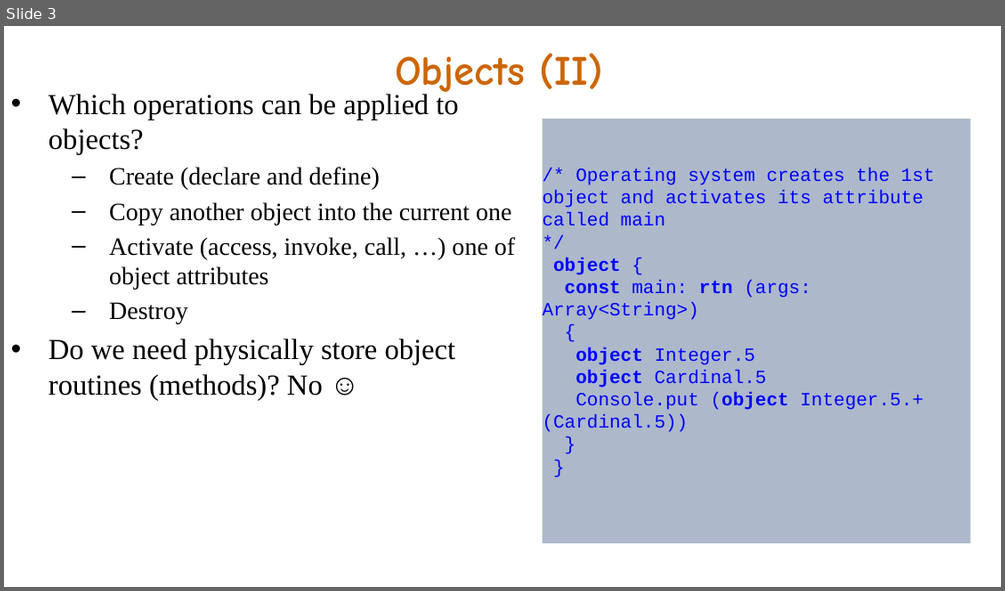
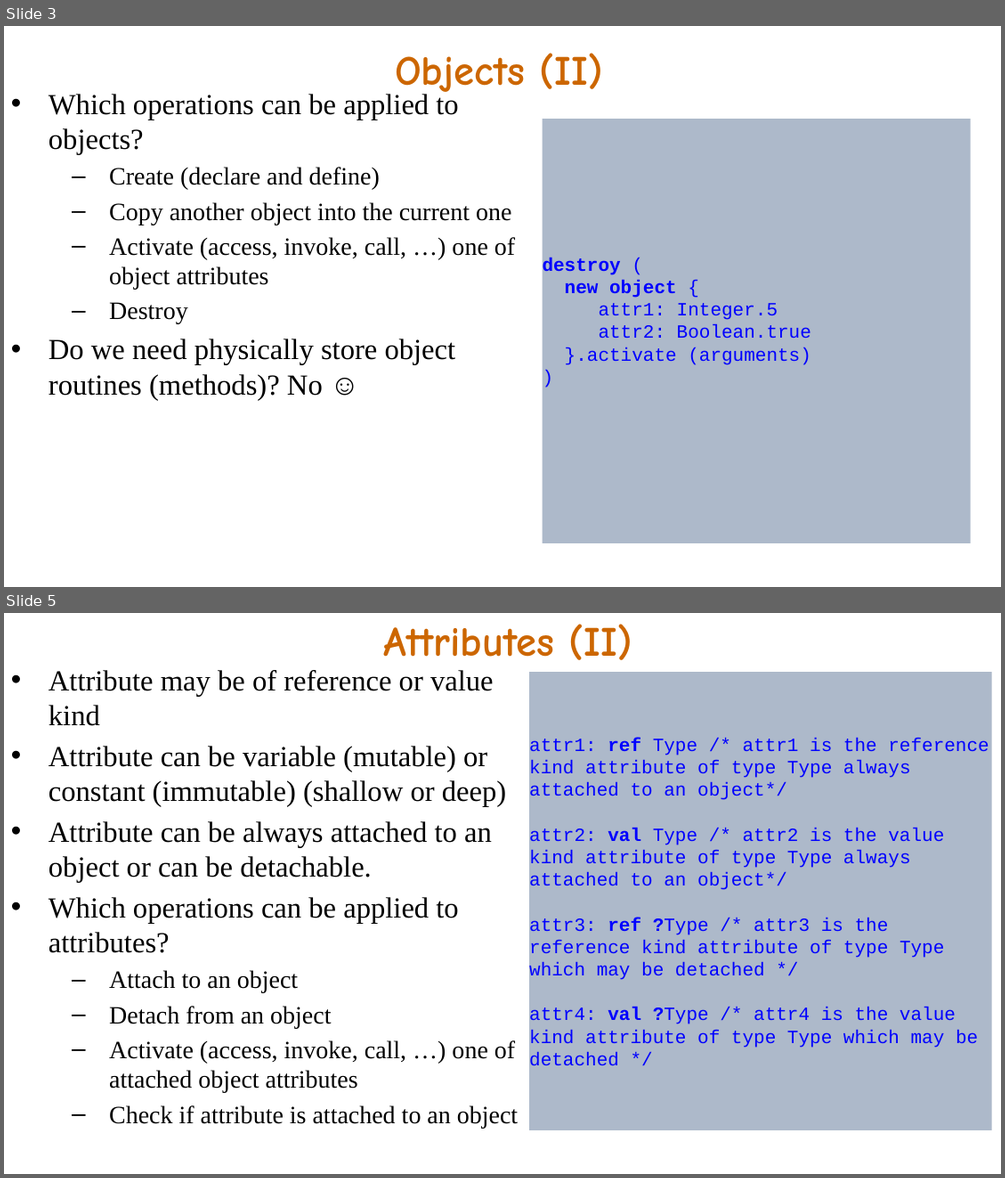
Before and after one commit to akanatov/SLang-, a slide deck: Docs/Object world.pptx. Shown one above the other, each under a label of ours: slide 3 before the commit, slides 3 and 5 after it; the slides between them are not shown. The pictures are 1005x591 and 1005x1178 pixels, drawn with LibreOffice and Linux fonts; fonts in the diff are those of the drawing. Boxes give left, top, right and bottom in pixels: in the first picture for what was removed or moved away, otherwise in the second. Text is boxed around its words. In the diff, an @@ line names an element or a change of style, - is before the commit and + after.

```diff
--- a/Docs/Object world.pptx
+++ b/Docs/Object world.pptx
@@ slide 5 added at <box>4,613,1001,1174</box>, background #FFFFFF @@
@@ text added at <box>383,624,632,660</box>, 40 pt, text #CC6600, bold @@
+Attributes (II)
@@ text added at <box>48,670,518,1127</box>, 28 pt, text #000000 @@
+• Attribute may be of reference or value kind
+• Attribute can be variable (mutable) or constant (immutable) (shallow or deep)
+• Attribute can be always attached to an object or can be detachable.
+• Which operations can be applied to attributes?
+  – Attach to an object
+  – Detach from an object
+  – Activate (access, invoke, call, …) one of attached object attributes
+  – Check if attribute is attached to an object
@@ rectangle added at <box>530,672,993,1130</box>, fill #ADB9CA, 18 pt, text #0000FF @@
+attr1: ref Type /* attr1 is the reference kind attribute of type Type always attached to an object*/
+attr2: val Type /* attr2 is the value kind attribute of type Type always attached to an object*/
+attr3: ref ?Type /* attr3 is the reference kind attribute of type Type which may be detached */
+attr4: val ?Type /* attr4 is the value kind attribute of type Type which may be detached */
@@ slide 3 changed as well @@
@@ text in rectangle at <box>542,257,811,365</box>: text changed @@
-/* Operating system creates the 1st object and activates its attribute called main
-*/
-object {
-const main: rtn (args: Array<String>)
-{
-object Integer.5
-object Cardinal.5
-Console.put (object Integer.5.+(Cardinal.5))
-}
-}
+destroy (
+new object {
+attr1: Integer.5
+attr2: Boolean.true
+}.activate (arguments)
+)
```
Also in this commit, not shown: 4 other slides changed, 1 other slide added, 6 other files.
